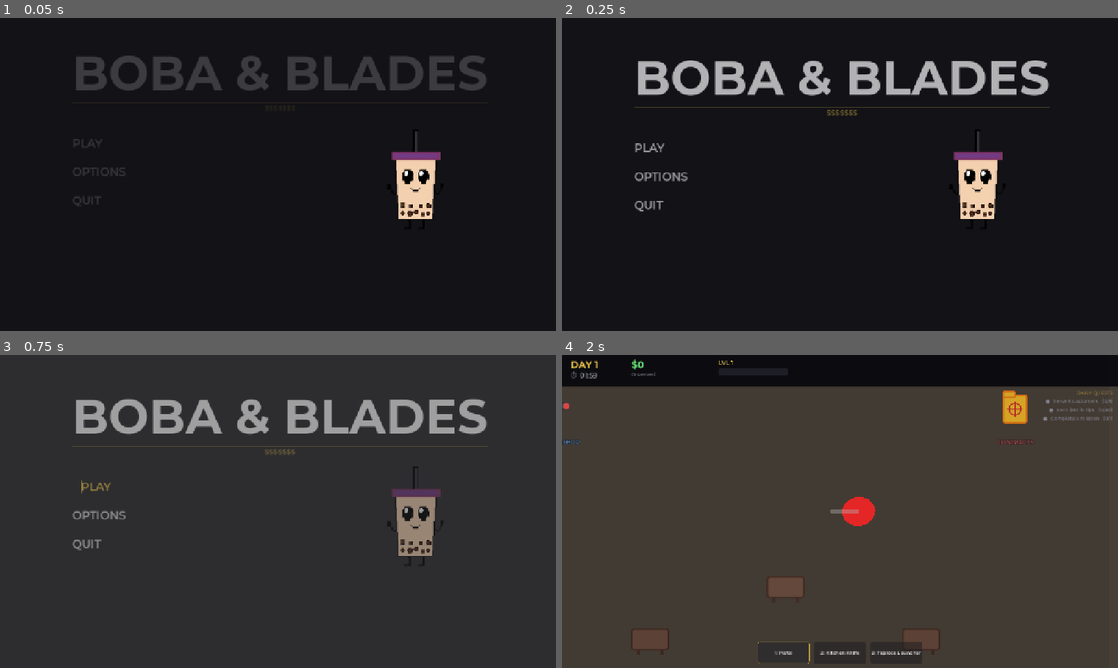
Above: before the commit, frames 1-4 (two rows, left to right).
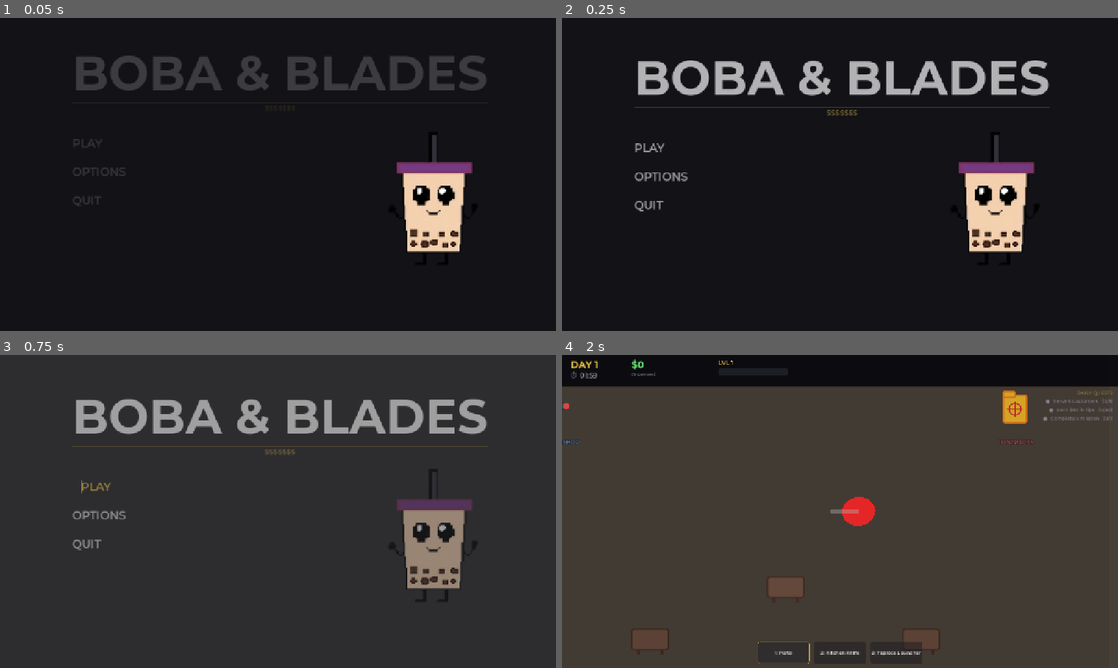
Above: after the commit, the same moments.

Repository: coyote321/BobaGame
Game: Godot game, scene res://Scenes/MainMenu.tscn
Same seed, same stepped clock (60 frames per second), same inputs: the game is played once before the commit and once after it. Sound files missing from this copy of the repository are replaced by a short silence.
Inputs (mouse positions are in pixels of both pictures, inside the frame that each line leads up to):
- Up to frame 1 (0.05 s): no input
- Up to frame 2 (0.25 s): no input
- Up to frame 3 (0.75 s): click "PLAY" at 0.5 s
- Up to frame 4 (2 s): tap Enter at 1.25 s; move the mouse to (962, 495) at 1.27 s; hold D (move_right) from 1.28 s (still down); tap G (ability) at 1.35 s; click (962, 495) at 1.42 s

The runs differ from the first frame. In frame 1, 3.1% of the frame differs, in the area x 70-85%, y 36-75%; in frame 2, 3.1%; in frame 3, 3.0%; in frame 4, nothing differs.

Commit message:
Bug Fixes

Diff:
--- a/Scenes/MainMenu.tscn
+++ b/Scenes/MainMenu.tscn
@@ -92,6 +92,6 @@
 script = ExtResource("5_menu_btn")
 
 [node name="TheBoba" type="Sprite2D" parent="."]
-position = Vector2(963, 378)
-scale = Vector2(1.6904293, 2.1123044)
+position = Vector2(1008, 425)
+scale = Vector2(2.6289067, 2.8027341)
 texture = ExtResource("6_8um5k")
--- a/Scripts/BobaHealingPotion.gd
+++ b/Scripts/BobaHealingPotion.gd
@@ -18,10 +18,10 @@
 	body_exited.connect(_on_body_exited)
 	_base_y = position.y
 
-	# Pickup sound effect
 	_pickup_sfx = AudioStreamPlayer.new()
 	_pickup_sfx.stream = preload("res://Assets/Audio/Pickup (1).mp3")
 	_pickup_sfx.volume_db = 10.0
+	_pickup_sfx.bus = "SFX"
 	add_child(_pickup_sfx)
 
 	# Create the "Press E to heal" prompt (hidden by default)
--- a/Scripts/Customer.gd
+++ b/Scripts/Customer.gd
@@ -17,17 +17,19 @@
 @onready var body_sprite = $Body
 
 func _ready():
-	# Randomize appearance
 	if is_secret_agent:
 		body_sprite.color = Color(0.2, 0.2, 0.3)
 	else:
 		body_sprite.color = Color(randf_range(0.5, 1.0), randf_range(0.5, 1.0), randf_range(0.5, 1.0))
 
-	# Patience based on day
 	max_patience = 60.0 - (GameManager.day * 2)
 	if max_patience < 20: max_patience = 20
 	patience = max_patience
 	decay_rate = 100.0 / max_patience
+
+	patience_bar.show_percentage = false
+	patience_bar.add_theme_color_override("font_color", Color(0, 0, 0, 0))
+	patience_bar.add_theme_font_size_override("font_size", 0)
 
 	generate_order()
 	update_ui()
@@ -105,6 +107,13 @@
 	if not has_ordered: return false
 
 	var accuracy = calculate_accuracy(item_data)
+
+	if accuracy < 3:
+		order_label.text = "Wrong order!"
+		order_label.add_theme_color_override("font_color", Color(1.0, 0.35, 0.35))
+		_reset_order_label_after_delay()
+		return false
+
 	var speed_bonus = (patience / max_patience) * 2
 
 	satisfaction_score = int(accuracy + speed_bonus)
@@ -112,6 +121,11 @@
 
 	serve_complete()
 	return true
+
+func _reset_order_label_after_delay() -> void:
+	await get_tree().create_timer(1.0).timeout
+	if is_instance_valid(self) and is_waiting:
+		update_order_display()
 
 func calculate_accuracy(item: Dictionary) -> int:
 	var matches = 0
--- a/Scripts/FlamethrowerPickup.gd
+++ b/Scripts/FlamethrowerPickup.gd
@@ -12,10 +12,10 @@
 	body_entered.connect(_on_body_entered)
 	body_exited.connect(_on_body_exited)
 
-	# Pickup sound effect
 	_pickup_sfx = AudioStreamPlayer.new()
 	_pickup_sfx.stream = preload("res://Assets/Audio/Pickup (1).mp3")
 	_pickup_sfx.volume_db = 10.0
+	_pickup_sfx.bus = "SFX"
 	add_child(_pickup_sfx)
 
 	# Create the "Press E" prompt (hidden by default)
--- a/Scripts/GameManager.gd
+++ b/Scripts/GameManager.gd
@@ -182,10 +182,46 @@
 var daily_quests: Array = []
 var quest_progress: Dictionary = {}
 
+var master_volume: float = 80.0
+var sfx_volume: float = 80.0
+var _sfx_bus_idx: int = -1
+
 func _ready():
 	print("GameManager initialized")
+	_setup_audio_buses()
 	setup_inputs()
 	generate_daily_quests()
+
+func _setup_audio_buses():
+	_sfx_bus_idx = AudioServer.get_bus_index("SFX")
+	if _sfx_bus_idx == -1:
+		AudioServer.add_bus()
+		_sfx_bus_idx = AudioServer.bus_count - 1
+		AudioServer.set_bus_name(_sfx_bus_idx, "SFX")
+		AudioServer.set_bus_send(_sfx_bus_idx, "Master")
+	set_master_volume(master_volume)
+	set_sfx_volume(sfx_volume)
+
+func set_master_volume(value: float):
+	master_volume = value
+	var bus_idx = AudioServer.get_bus_index("Master")
+	if value <= 0.0:
+		AudioServer.set_bus_mute(bus_idx, true)
+	else:
+		AudioServer.set_bus_mute(bus_idx, false)
+		AudioServer.set_bus_volume_db(bus_idx, linear_to_db(value / 100.0))
+
+func set_sfx_volume(value: float):
+	sfx_volume = value
+	if _sfx_bus_idx == -1:
+		_sfx_bus_idx = AudioServer.get_bus_index("SFX")
+	if _sfx_bus_idx == -1:
+		return
+	if value <= 0.0:
+		AudioServer.set_bus_mute(_sfx_bus_idx, true)
+	else:
+		AudioServer.set_bus_mute(_sfx_bus_idx, false)
+		AudioServer.set_bus_volume_db(_sfx_bus_idx, linear_to_db(value / 100.0))
 
 func setup_inputs():
 	var actions = {
--- a/Scripts/KnifeWeapon.gd
+++ b/Scripts/KnifeWeapon.gd
@@ -39,6 +39,7 @@
 func _play_knife_sound() -> void:
 	var sfx = AudioStreamPlayer.new()
 	sfx.volume_db = 0.0
+	sfx.bus = "SFX"
 	player.get_parent().add_child(sfx)
 	sfx.play()
 	sfx.finished.connect(sfx.queue_free)
--- a/Scripts/MainMenu.gd
+++ b/Scripts/MainMenu.gd
@@ -77,8 +77,8 @@
 	title.add_theme_color_override("font_color", ACCENT_GOLD)
 	vbox.add_child(title)
 
-	_add_slider(vbox, "MASTER VOLUME", 80)
-	_add_slider(vbox, "SFX VOLUME", 80)
+	_add_slider(vbox, "MASTER VOLUME", GameManager.master_volume, GameManager.set_master_volume)
+	_add_slider(vbox, "SFX VOLUME", GameManager.sfx_volume, GameManager.set_sfx_volume)
 
 	var controls := Label.new()
 	controls.text = "WASD Move  |  Shift Sprint  |  Ctrl Crouch\nE Interact  |  1/2 Weapons  |  G Dash\nLMB Attack  |  RMB Aim"
@@ -96,7 +96,7 @@
 	close_btn.pressed.connect(func(): options_panel.visible = false)
 	vbox.add_child(close_btn)
 
-func _add_slider(parent: VBoxContainer, label_text: String, default_val: float) -> void:
+func _add_slider(parent: VBoxContainer, label_text: String, default_val: float, callback: Callable) -> void:
 	var lbl := Label.new()
 	lbl.text = label_text
 	lbl.add_theme_font_size_override("font_size", 12)
@@ -108,4 +108,6 @@
 	slider.max_value = 100
 	slider.value = default_val
 	slider.custom_minimum_size = Vector2(0, 24)
+	slider.focus_mode = Control.FOCUS_NONE
+	slider.value_changed.connect(callback)
 	parent.add_child(slider)
--- a/Scripts/MenuButton.gd
+++ b/Scripts/MenuButton.gd
@@ -11,6 +11,7 @@
 
 func _ready() -> void:
 	flat = true
+	focus_mode = Control.FOCUS_NONE
 	mouse_default_cursor_shape = Control.CURSOR_POINTING_HAND
 
 	add_theme_color_override("font_color", COLOR_DEFAULT)
--- a/Scripts/PistolWeapon.gd
+++ b/Scripts/PistolWeapon.gd
@@ -9,6 +9,7 @@
 	_gun_sfx = AudioStreamPlayer.new()
 	_gun_sfx.stream = preload("res://Assets/Audio/boba-gun sounds.mp3")
 	_gun_sfx.volume_db = 0.0
+	_gun_sfx.bus = "SFX"
 	add_child(_gun_sfx)
 
 func attack() -> void:
--- a/Scripts/PlayerController.gd
+++ b/Scripts/PlayerController.gd
@@ -32,10 +32,10 @@
 	add_to_group("player")
 	process_mode = Node.PROCESS_MODE_ALWAYS
 
-	# Damage sound effect
 	_damage_sfx = AudioStreamPlayer.new()
 	_damage_sfx.stream = preload("res://Assets/Audio/PlayerTakesDamage (1).wav")
 	_damage_sfx.volume_db = -5.0
+	_damage_sfx.bus = "SFX"
 	add_child(_damage_sfx)
 
 	await get_tree().process_frame
--- a/Scripts/ShopManager.gd
+++ b/Scripts/ShopManager.gd
@@ -1099,6 +1099,8 @@
 			_close_panel(ui_boba_panel)
 			GameManager.add_money(10)
 			GameManager.add_xp(10)
+		else:
+			_show_floating_text("Wrong order!", TEXT_RED, target_customer.global_position)
 
 # ─── DAY END ─────────────────────────────────────────────────
 
